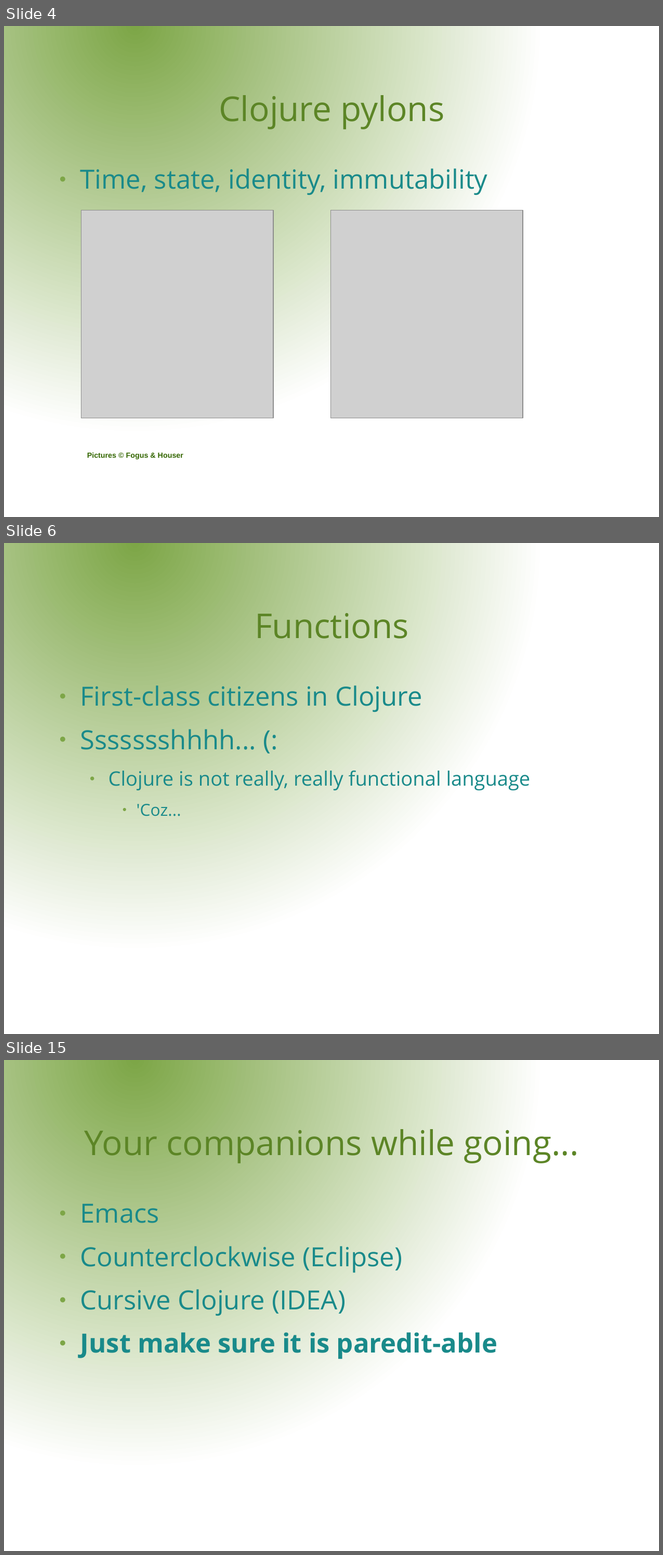
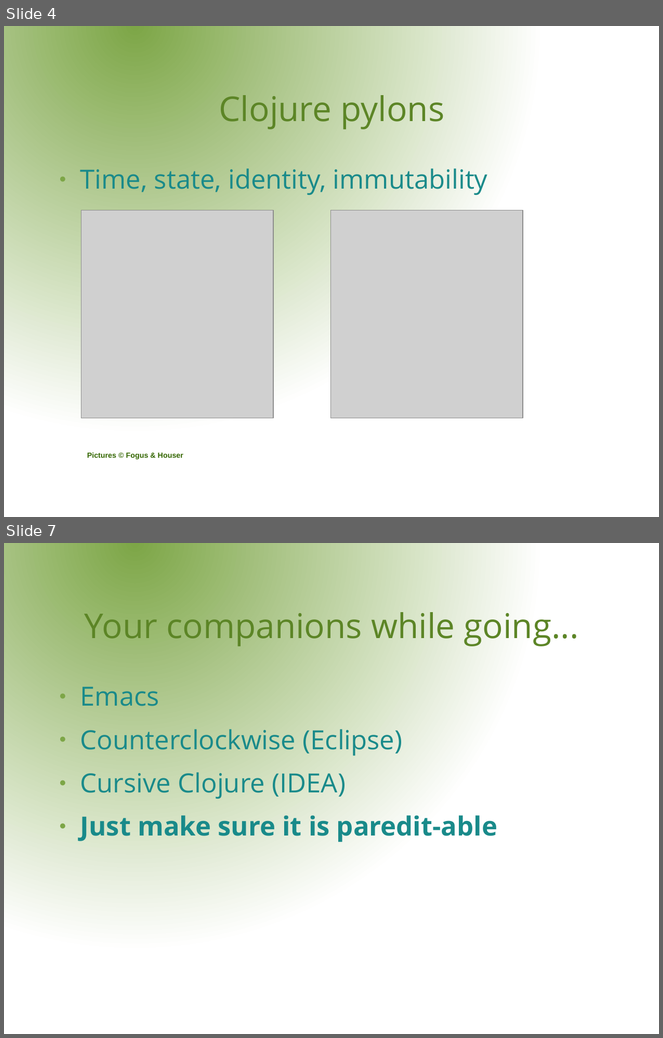
Before and after one commit to rssole/voxxed, a slide deck: resources/presentation/VoxxedDays.odp. Shown one above the other, each under a label of ours: slides 4, 6 and 15 before the commit, slides 4 and 7 after it; the slides between them are not shown. The pictures are 663x1555 and 663x1038 pixels, drawn with LibreOffice and Linux fonts; fonts in the diff are those of the drawing; grey boxes stand for pictures; background and template pictures are left out. Boxes give left, top, right and bottom in pixels: in the first picture for what was removed or moved away, otherwise in the second. Text is boxed around its words. In the diff, an @@ line names an element or a change of style, - is before the commit and + after.

```diff
--- a/resources/presentation/VoxxedDays.odp
+++ b/resources/presentation/VoxxedDays.odp
@@ slide 6 removed at (x1=4, y1=543, x2=659, y2=1034), background gradient #7DA647 to #FFFFFF @@
@@ title removed at (x1=255, y1=613, x2=409, y2=647) @@
-Functions
@@ text removed at (x1=80, y1=685, x2=531, y2=817) @@
-● First-class citizens in Clojure
-● Ssssssshhhh... (:
-  ● Clojure is not really, really functional language
-    ● 'Coz...
@@ what was slide 15 is now slide 7 @@
```
Also in this commit, not shown: 2 slides changed, 1 slide added, 7 other slides removed, 7 other files.
